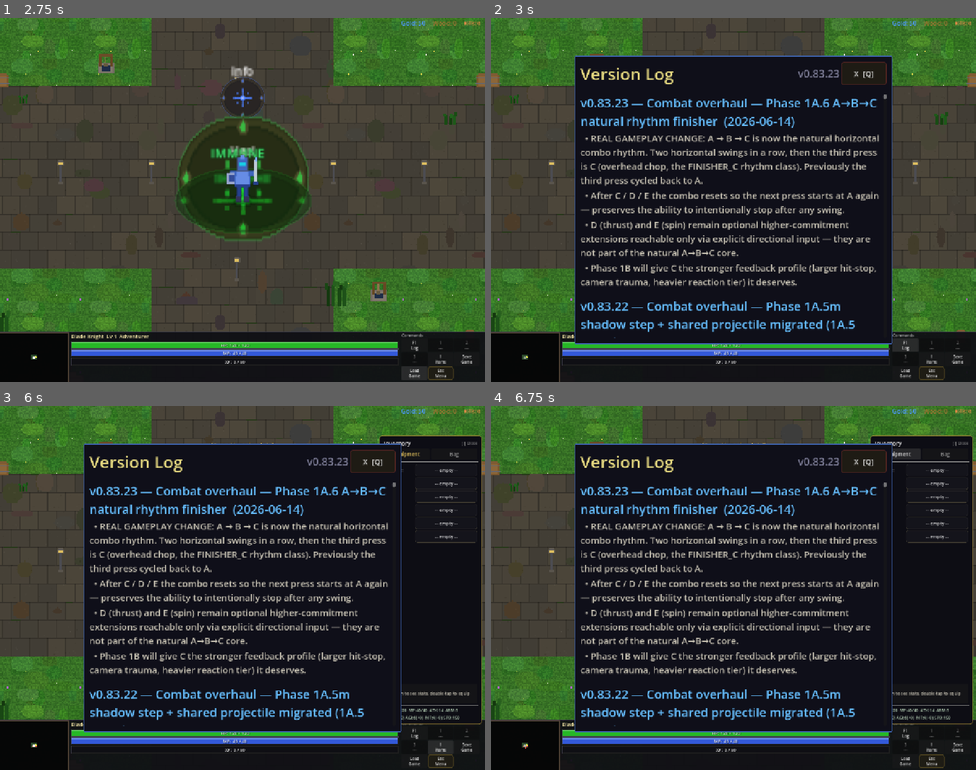
Above: before the commit, frames 1-4 (two rows, left to right).
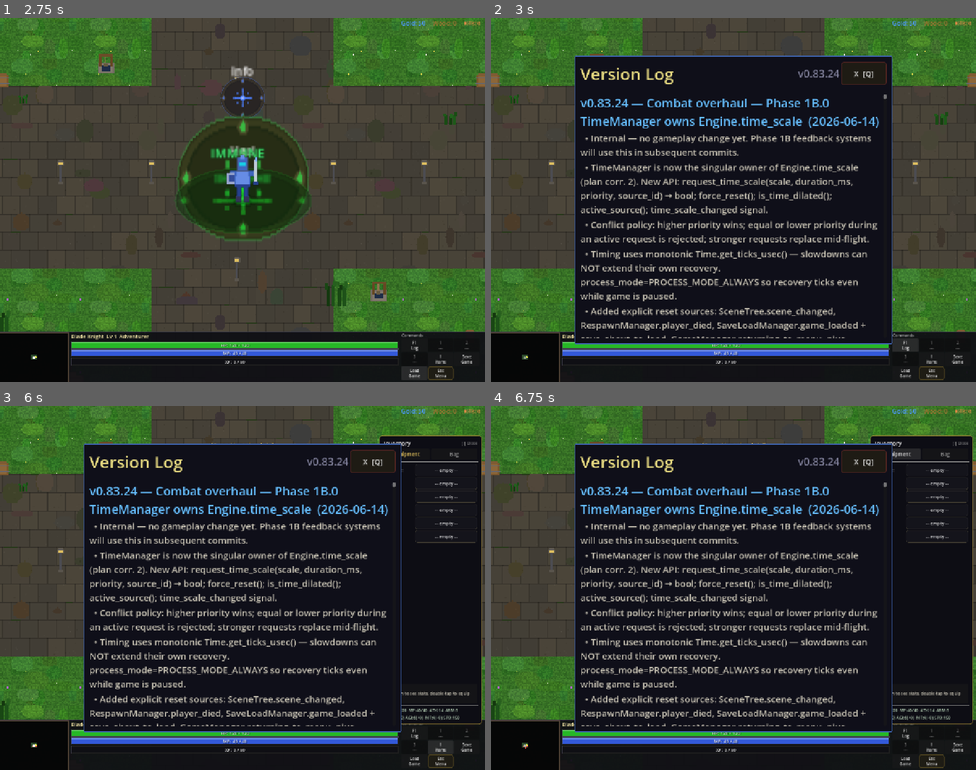
Above: after the commit, the same moments.

Repository: slxny/legends-open-rpg
Game: Godot game, scene res://scenes/main.tscn
Same seed, same stepped clock (60 frames per second), same inputs: the game is played once before the commit and once after it.
Inputs (mouse positions are in pixels of both pictures, inside the frame that each line leads up to):
- Up to frame 1 (2.75 s): tap Enter at 0.5 s; move the mouse to (349, 181) at 0.52 s; hold D (move_right) 0.53-1.25 s; hold Q (ability_1) 0.53-1.25 s; click (349, 181) at 0.67 s; tap Space (attack) at 1.25 s; drag from (145, 218) to (218, 272) at 1.27 s; click "Load Game" at 2 s
- Up to frame 2 (3 s): click "F1 Log" at 2.75 s
- Up to frame 3 (6 s): click "1 ---" at 3.5 s; click "2 ---" at 4.25 s; click "3 ---" at 5 s; click "I Items" at 5.75 s
- Up to frame 4 (6.75 s): click "Equipment" at 6.5 s

Frame 1 is identical in both runs. In frame 2, 11% of the frame differs, in the area x 18-80%, y 14-88%; in frame 3, 11%; in frame 4, 11%.

Commit message:
v0.83.24: Combat overhaul — Phase 1B.0 TimeManager owns Engine.time_scale
Phase 1B kicks off. Internal foundation for the feedback layer; no
visible gameplay change yet (no subscribers of time-dilation requests
exist until Phase 1B.1 HitStopController).

- scripts/autoloads/time_manager.gd: extended from a 14-line trigger-
  tick scheduler to the singular Engine.time_scale owner (plan corr.
  2). New API:
    request_time_scale(scale, duration_ms, priority, source_id) -> bool
    force_reset() -> void
    is_time_dilated() -> bool
    active_source() -> StringName
    signal time_scale_changed(new_scale: float)
  Conflict policy: higher priority wins; equal/lower during active
  rejected; stronger replaces mid-flight (plan corr. 4 single owner).
  Monotonic Time.get_ticks_usec() deadlines — slowdown cannot extend
  its own recovery. process_mode=PROCESS_MODE_ALWAYS so recovery
  ticks during pause.
  Reset sources (plan corr. 3): SceneTree.scene_changed,
  RespawnManager.player_died, SaveLoadManager.game_loaded +
  save_about_to_load, GameManager.returning_to_menu,
  NOTIFICATION_WM_CLOSE_REQUEST / NOTIFICATION_PREDELETE.

- scripts/autoloads/game_manager.gd: added returning_to_menu signal.
- scripts/autoloads/save_load_manager.gd: added save_about_to_load
  signal; emit at top of load_game before any mutation.
- tests/smoke/combat_smoke: +13 TimeManager checks (API present,
  accept/reject policy, replace policy, wall-clock recovery, force_
  reset, post-test cleanup). Smoke now 75/75 PASS, exit 0.

Grep guard ACTIVE and clean: only time_manager.gd writes
Engine.time_scale.

Co-Authored-By: Claude Opus 4.7 (1M context) <noreply@anthropic.com>

Diff:
--- a/scenes/ui/changelog_dialog.gd
+++ b/scenes/ui/changelog_dialog.gd
@@ -9,9 +9,23 @@
 var _is_visible: bool = false
 var _is_mobile: bool = false
 
-const GAME_VERSION := "v0.83.23"
+const GAME_VERSION := "v0.83.24"
 
 const CHANGELOG: Array[Dictionary] = [
+	{
+		"version": "v0.83.24",
+		"title": "Combat overhaul — Phase 1B.0 TimeManager owns Engine.time_scale",
+		"date": "2026-06-14",
+		"entries": [
+			"Internal — no gameplay change yet. Phase 1B feedback systems will use this in subsequent commits.",
+			"TimeManager is now the singular owner of Engine.time_scale (plan corr. 2). New API: request_time_scale(scale, duration_ms, priority, source_id) → bool; force_reset(); is_time_dilated(); active_source(); time_scale_changed signal.",
+			"Conflict policy: higher priority wins; equal or lower priority during an active request is rejected; stronger requests replace mid-flight.",
+			"Timing uses monotonic Time.get_ticks_usec() — slowdowns can NOT extend their own recovery. process_mode=PROCESS_MODE_ALWAYS so recovery ticks even while game is paused.",
+			"Added explicit reset sources: SceneTree.scene_changed, RespawnManager.player_died, SaveLoadManager.game_loaded + save_about_to_load, GameManager.returning_to_menu, plus NOTIFICATION_WM_CLOSE_REQUEST / NOTIFICATION_PREDELETE shutdown safety.",
+			"New signals: GameManager.returning_to_menu, SaveLoadManager.save_about_to_load (emitted at top of load_game before mutations).",
+			"Grep guard: only scripts/autoloads/time_manager.gd writes Engine.time_scale. Smoke now 75 checks including TimeManager API and recovery.",
+		]
+	},
 	{
 		"version": "v0.83.23",
 		"title": "Combat overhaul — Phase 1A.6 A→B→C natural rhythm finisher",
--- a/scripts/autoloads/game_manager.gd
+++ b/scripts/autoloads/game_manager.gd
@@ -7,6 +7,7 @@
 signal game_started
 signal item_picked_up(item_name: String)
 signal game_message(text: String, color: Color)
+signal returning_to_menu  # Emitted by menu-transition sites; TimeManager listens to force-reset Engine.time_scale.
 
 enum HeroClass { BLADE_KNIGHT, SHADOW_RANGER }
 
--- a/scripts/autoloads/save_load_manager.gd
+++ b/scripts/autoloads/save_load_manager.gd
@@ -9,6 +9,9 @@
 
 signal game_saved
 signal game_loaded
+## Emitted at the very top of load_game() before any state mutation —
+## subscribers (TimeManager etc.) can reset transient state cleanly.
+signal save_about_to_load
 
 var _load_cooldown_ms: int = 0  # Prevents duplicate loads from touch/mouse event duplication in web browsers
 
@@ -123,6 +126,11 @@
 	var data: Dictionary = json.data
 	if data.is_empty():
 		return false
+
+	# Phase 1B.0: notify subscribers (TimeManager etc.) before any state
+	# mutation so transient state — time-scale, hit-stop, camera shake —
+	# is reset cleanly.
+	save_about_to_load.emit()
 
 	# Restore death counters first (foundation for all other systems)
 	if data.has("death_counters"):
--- a/scripts/autoloads/time_manager.gd
+++ b/scripts/autoloads/time_manager.gd
@@ -1,14 +1,128 @@
 extends Node
 
-## SC:BW-style deterministic tick clock.
-## Evaluates all triggers every TRIGGER_INTERVAL seconds,
-## recreating the hyper-trigger timing rhythm.
+## SC:BW-style deterministic tick clock + sole owner of `Engine.time_scale`.
+##
+## The trigger-evaluation half existed pre-Phase-1B: evaluate all triggers
+## every TRIGGER_INTERVAL seconds. That behavior is unchanged.
+##
+## Phase 1B.0 added the time-scale ownership layer (per plan corr. 2):
+##   request_time_scale(scale, duration_ms, priority, source_id) -> bool
+##   force_reset() -> void
+##   signal time_scale_changed(new_scale: float)
+##
+## Conflict policy:
+##   - Each request carries a priority (int). Higher wins.
+##   - While an active request is in flight, equal or lower priority
+##     requests are rejected. A higher priority replaces it immediately.
+##   - When the active request's wall-clock deadline expires,
+##     Engine.time_scale is restored to 1.0.
+##
+## Timing is wall-clock via Time.get_ticks_usec() — not delta-accumulated
+## — so a slowdown does NOT extend its own recovery.
+## process_mode = PROCESS_MODE_ALWAYS so this node ticks even while the
+## game is paused (so a slowdown active before pause is recovered cleanly).
 
-const TRIGGER_INTERVAL := 0.5  # 2 evaluations per second (reduced from 4 for performance)
+const TRIGGER_INTERVAL := 0.5  # 2 evaluations per second
 var accumulator := 0.0
 
+signal time_scale_changed(new_scale: float)
+
+class _TimeScaleRequest:
+	extends RefCounted
+	var scale: float = 1.0
+	var deadline_usec: int = 0
+	var priority: int = 0
+	var source_id: StringName = &""
+
+var _active: _TimeScaleRequest = null
+
+
+func _ready() -> void:
+	process_mode = Node.PROCESS_MODE_ALWAYS
+
+	# Explicit reset sources (plan corr. 3) — connect everything that
+	# exists; missing signals are added by this stage's accompanying edits.
+	get_tree().scene_changed.connect(_on_scene_changed)
+	# Shutdown: handled via _notification(NOTIFICATION_WM_CLOSE_REQUEST /
+	# NOTIFICATION_PREDELETE) — SceneTree has no tree_exiting signal.
+	if RespawnManager.has_signal("player_died"):
+		RespawnManager.player_died.connect(_on_player_died)
+	if SaveLoadManager.has_signal("game_loaded"):
+		SaveLoadManager.game_loaded.connect(force_reset)
+	if SaveLoadManager.has_signal("save_about_to_load"):
+		SaveLoadManager.save_about_to_load.connect(force_reset)
+	if GameManager.has_signal("returning_to_menu"):
+		GameManager.returning_to_menu.connect(force_reset)
+
+
 func _process(delta: float) -> void:
-	accumulator += delta
-	if accumulator >= TRIGGER_INTERVAL:
-		accumulator -= TRIGGER_INTERVAL
-		TriggerEngine.evaluate_all()
+	# Trigger evaluator (unchanged behavior). Skipped while paused so the
+	# autoload's PROCESS_MODE_ALWAYS doesn't make triggers fire during pause.
+	if not get_tree().paused:
+		accumulator += delta
+		if accumulator >= TRIGGER_INTERVAL:
+			accumulator -= TRIGGER_INTERVAL
+			TriggerEngine.evaluate_all()
+
+	# Time-scale recovery uses wall-clock — survives both pause and slowdown.
+	if _active != null and Time.get_ticks_usec() >= _active.deadline_usec:
+		_clear_active_and_restore()
+
+
+## Accepts the request if no active request or this is higher priority.
+## Returns true on accept, false on reject. source_id is purely diagnostic.
+func request_time_scale(scale: float, duration_ms: int, priority: int, source_id: StringName) -> bool:
+	if duration_ms <= 0 or scale <= 0.0:
+		return false
+	if scale >= 1.0:
+		# A request that does not slow down is a no-op; not an error.
+		return false
+	if _active != null and priority <= _active.priority:
+		return false
+	var req := _TimeScaleRequest.new()
+	req.scale = scale
+	req.deadline_usec = Time.get_ticks_usec() + duration_ms * 1000
+	req.priority = priority
+	req.source_id = source_id
+	_active = req
+	Engine.time_scale = scale
+	time_scale_changed.emit(scale)
+	return true
+
+
+## Idempotent. Always brings Engine.time_scale back to 1.0 and drops any
+## active request. Connected to scene_changed, player_died, save_loaded,
+## save_about_to_load, returning_to_menu, tree_exiting.
+func force_reset() -> void:
+	_clear_active_and_restore()
+
+
+func is_time_dilated() -> bool:
+	return _active != null
+
+
+func active_source() -> StringName:
+	return _active.source_id if _active != null else &""
+
+
+func _clear_active_and_restore() -> void:
+	if _active == null and is_equal_approx(Engine.time_scale, 1.0):
+		return
+	_active = null
+	Engine.time_scale = 1.0
+	time_scale_changed.emit(1.0)
+
+
+func _on_scene_changed() -> void:
+	force_reset()
+
+
+func _on_player_died(_player_id: int) -> void:
+	force_reset()
+
+
+func _notification(what: int) -> void:
+	# Shutdown safety: never leave the engine with time_scale < 1.0.
+	if what == NOTIFICATION_WM_CLOSE_REQUEST or what == NOTIFICATION_PREDELETE:
+		if not is_equal_approx(Engine.time_scale, 1.0):
+			Engine.time_scale = 1.0
--- a/tests/smoke/combat_smoke.gd
+++ b/tests/smoke/combat_smoke.gd
@@ -71,6 +71,7 @@
 	_test_intent_resolver()
 	_test_attack_timings()
 	await _test_attack_clock()
+	await _test_time_manager()
 
 	if _errors.is_empty():
 		print("[combat_smoke] OK")
@@ -309,6 +310,53 @@
 	clock.cancel()
 
 
+func _test_time_manager() -> void:
+	_check("TimeManager exposes returning_to_menu signal", GameManager.has_signal("returning_to_menu"))
+	_check("TimeManager exposes save_about_to_load signal", SaveLoadManager.has_signal("save_about_to_load"))
+	_check("TimeManager has request_time_scale method", TimeManager.has_method("request_time_scale"))
+	_check("TimeManager has force_reset method", TimeManager.has_method("force_reset"))
+	_check("Engine.time_scale starts at 1.0", abs(Engine.time_scale - 1.0) < 0.0001)
+	_check("TimeManager.is_time_dilated false at rest", not TimeManager.is_time_dilated())
+
+	# Request scale 1.0+ rejected (no-op)
+	_check("request scale >= 1.0 rejected", not TimeManager.request_time_scale(1.0, 50, 2, &"test_noop"))
+	_check("Engine.time_scale unchanged after no-op request", abs(Engine.time_scale - 1.0) < 0.0001)
+
+	# Normal request accepted
+	var accepted = TimeManager.request_time_scale(0.3, 50, 2, &"smoke_crit")
+	_check("normal time-scale request accepted", accepted)
+	_check("Engine.time_scale set to 0.3", abs(Engine.time_scale - 0.3) < 0.0001)
+	_check("is_time_dilated true while active", TimeManager.is_time_dilated())
+
+	# Lower-priority during active rejected
+	_check("lower-priority during active rejected", not TimeManager.request_time_scale(0.2, 100, 1, &"smoke_weak"))
+	_check("Engine.time_scale unchanged after rejection", abs(Engine.time_scale - 0.3) < 0.0001)
+
+	# Equal-priority during active rejected
+	_check("equal-priority during active rejected", not TimeManager.request_time_scale(0.1, 200, 2, &"smoke_equal"))
+
+	# Higher-priority during active replaces
+	_check("higher-priority replaces active", TimeManager.request_time_scale(0.25, 50, 4, &"smoke_boss"))
+	_check("Engine.time_scale now 0.25", abs(Engine.time_scale - 0.25) < 0.0001)
+
+	# Recovery on deadline expiry — wall-time, needs real-time wait
+	await get_tree().create_timer(0.40).timeout
+	_check("Engine.time_scale restored to 1.0 after deadline", abs(Engine.time_scale - 1.0) < 0.0001)
+	_check("is_time_dilated false after recovery", not TimeManager.is_time_dilated())
+
+	# Force reset works even when active
+	TimeManager.request_time_scale(0.4, 1000, 2, &"smoke_force")
+	_check("Engine.time_scale 0.4 mid-flight", abs(Engine.time_scale - 0.4) < 0.0001)
+	TimeManager.force_reset()
+	_check("force_reset restores time_scale", abs(Engine.time_scale - 1.0) < 0.0001)
+	_check("force_reset clears active", not TimeManager.is_time_dilated())
+
+	# Sole-owner grep guard: no other .gd file writes Engine.time_scale.
+	# (Validated externally by the build script; here we just confirm the
+	# guard intent in case anyone wires up a writer mid-development.)
+	_check("time_scale back to 1.0 after all tests", abs(Engine.time_scale - 1.0) < 0.0001)
+
+
 func _check(label: String, ok: bool) -> void:
 	if ok:
 		print("[combat_smoke] PASS: ", label)
